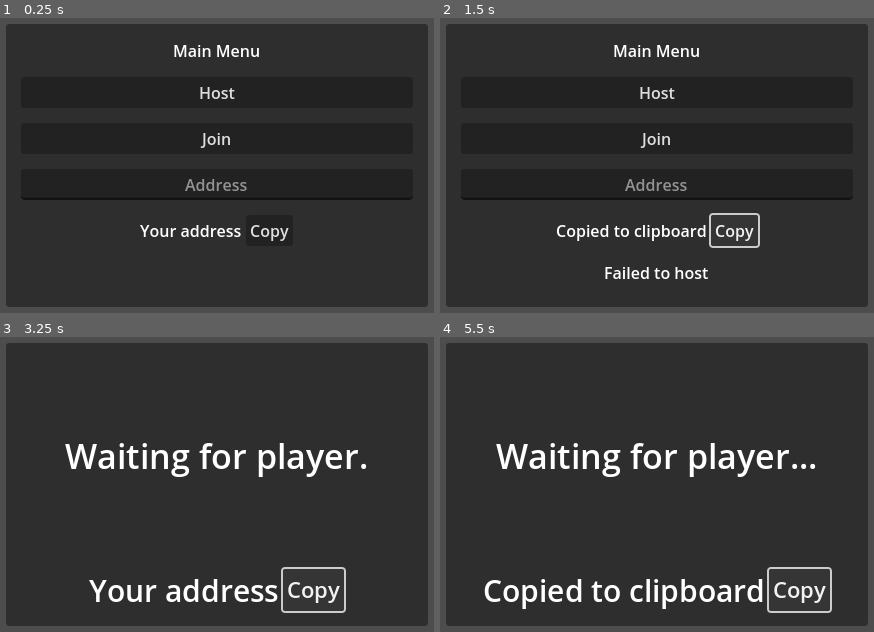
Above: before the commit, frames 1-4 (two rows, left to right).
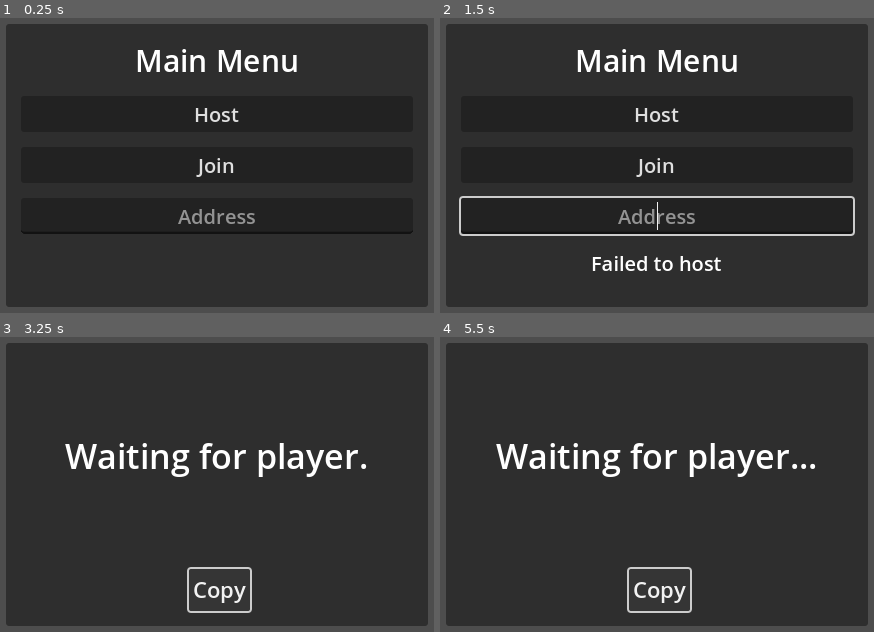
Above: after the commit, the same moments.

Repository: alonn201/Pentago
Game: Godot game, scene res://Scenes/control.tscn
Same seed, same stepped clock (60 frames per second), same inputs: the game is played once before the commit and once after it.
Inputs (mouse positions are in pixels of both pictures, inside the frame that each line leads up to):
- Up to frame 1 (0.25 s): no input
- Up to frame 2 (1.5 s): click "Host" at 0.5 s; click (709, 230) at 1.25 s, where only the run before the commit has a clickable "Copy"
- Up to frame 3 (3.25 s): click "Copy" at 2 s; click "Copy" at 2.75 s
- Up to frame 4 (5.5 s): click "Copy" at 3.5 s; tap Enter at 4.25 s; tap Space at 5 s

The runs differ from the first frame. In frame 1, 3.9% of the frame differs, in the area x 4-96%, y 9-76%; in frame 2, 6.5%, in the area x 4-96%, y 9-89%; in frame 3, 2.3%; in frame 4, 3.1%.

Commit message:
fixed cilpboard issue, streamedline some code

Diff:
--- a/Scenes/control.tscn
+++ b/Scenes/control.tscn
@@ -36,42 +36,32 @@
 
 [node name="Title" type="Label" parent="MainMenu/MarginContainer/VBoxContainer"]
 layout_mode = 2
+theme_override_font_sizes/font_size = 30
 text = "Main Menu"
 horizontal_alignment = 1
 vertical_alignment = 1
 
 [node name="HostButton" type="Button" parent="MainMenu/MarginContainer/VBoxContainer"]
 layout_mode = 2
+theme_override_font_sizes/font_size = 20
 text = "Host"
 
 [node name="JoinButton" type="Button" parent="MainMenu/MarginContainer/VBoxContainer"]
 layout_mode = 2
+theme_override_font_sizes/font_size = 20
 text = "Join"
 
 [node name="AddressEntry" type="LineEdit" parent="MainMenu/MarginContainer/VBoxContainer"]
 layout_mode = 2
+theme_override_font_sizes/font_size = 20
 placeholder_text = "Address"
 alignment = 1
 
-[node name="HBoxContainer" type="HBoxContainer" parent="MainMenu/MarginContainer/VBoxContainer"]
-layout_mode = 2
-alignment = 1
-
-[node name="AddressCopy" type="Label" parent="MainMenu/MarginContainer/VBoxContainer/HBoxContainer"]
-layout_mode = 2
-text = "Your address"
-horizontal_alignment = 1
-vertical_alignment = 1
-
-[node name="CopyAddress" type="Button" parent="MainMenu/MarginContainer/VBoxContainer/HBoxContainer"]
-layout_mode = 2
-text = "Copy"
-
 [node name="ErrorMsg" type="Label" parent="MainMenu/MarginContainer/VBoxContainer"]
 layout_mode = 2
+theme_override_font_sizes/font_size = 20
 horizontal_alignment = 1
 vertical_alignment = 1
 
 [connection signal="pressed" from="MainMenu/MarginContainer/VBoxContainer/HostButton" to="." method="_on_host_button_pressed"]
 [connection signal="pressed" from="MainMenu/MarginContainer/VBoxContainer/JoinButton" to="." method="_on_join_button_pressed"]
-[connection signal="pressed" from="MainMenu/MarginContainer/VBoxContainer/HBoxContainer/CopyAddress" to="." method="_on_copy_address_pressed"]
--- a/scripts/control.gd
+++ b/scripts/control.gd
@@ -2,25 +2,11 @@
 
 @onready var main_menu: PanelContainer = $MainMenu
 @onready var address_entry: LineEdit = $MainMenu/MarginContainer/VBoxContainer/AddressEntry
-@onready var address_copy: Label = $MainMenu/MarginContainer/VBoxContainer/HBoxContainer/AddressCopy
 @onready var error_msg: Label = $MainMenu/MarginContainer/VBoxContainer/ErrorMsg
 
 func _ready() -> void:
-	Network.upnp_done.connect(_on_upnp_done)
-	Network.upnp_failed.connect(_on_upnp_failed)
 	Network.connected.connect(_on_network_connected)
 	Network.connection_failed.connect(_on_connection_failed)
-
-func _on_upnp_done(external_ip: String) -> void:
-	if external_ip == "" or external_ip == null:
-		address_copy.text = "UPnP mapped port (IP not reported)"
-	else:
-		address_copy.text = str(external_ip)
-
-func _on_upnp_failed(reason: String) -> void:
-	error_msg.text = "UPnP: " + reason
-	await get_tree().create_timer(2.0).timeout
-	error_msg.text = ""
 
 func _on_host_button_pressed() -> void:
 	var ok := Network.start_server()
@@ -39,14 +25,6 @@
 		await get_tree().create_timer(1.0).timeout
 		error_msg.text = ""
 
-func _on_copy_address_pressed() -> void:
-	var ip = address_copy.text
-	if address_copy and address_copy.text != "":
-		DisplayServer.clipboard_set(address_copy.text)
-		address_copy.text = "Copied to clipboard"
-		await get_tree().create_timer(1.0).timeout
-		address_copy.text = str(ip)
-
 func _on_network_connected(id: int) -> void:
 	print("Network: connected id=", id)
 	await get_tree().create_timer(0.25).timeout
--- a/scripts/waiting_screen.gd
+++ b/scripts/waiting_screen.gd
@@ -2,29 +2,35 @@
 
 @onready var address_copy: Label = $PanelContainer/MarginContainer/VBoxContainer/HBoxContainer/AddressCopy
 @onready var label: Label = $PanelContainer/MarginContainer/VBoxContainer/Label
+@onready var h_box_container: HBoxContainer = $PanelContainer/MarginContainer/VBoxContainer/HBoxContainer
 
 var waiting = true
+var ip = ""
 
 func _ready() -> void:
 	Network.upnp_done.connect(_on_upnp_done)
+	Network.upnp_failed.connect(_on_upnp_failed)
 	Network.connected.connect(_on_network_connected)
 
+	var counter := 0
 	while(waiting):
-		label.text = "Waiting for player"
-		for i in range(4):
-			await get_tree().create_timer(1.0).timeout
-			label.text += "."
+		label.text = "Waiting for player" + ".".repeat(counter % 4)
+		counter += 1
+		await get_tree().create_timer(1.0).timeout
+
+func _on_upnp_failed(reason: String) -> void:
+	label.text = "UPnP: " + reason
+	h_box_container.hide()
 
 func _on_upnp_done(external_ip: String) -> void:
 	address_copy.text = str(external_ip)
+	ip = external_ip
 
 func _on_copy_address_pressed() -> void:
-	var ip = address_copy.text
-	if address_copy and address_copy.text != "":
-		DisplayServer.clipboard_set(address_copy.text)
-		address_copy.text = "Copied to clipboard"
-		await get_tree().create_timer(1.0).timeout
-		address_copy.text = str(ip)
+	DisplayServer.clipboard_set(address_copy.text)
+	address_copy.text = "Copied to clipboard"
+	await get_tree().create_timer(1.0).timeout
+	address_copy.text = str(ip)
 
 func _on_network_connected(id: int) -> void:
 	print("Network: connected id=", id)
